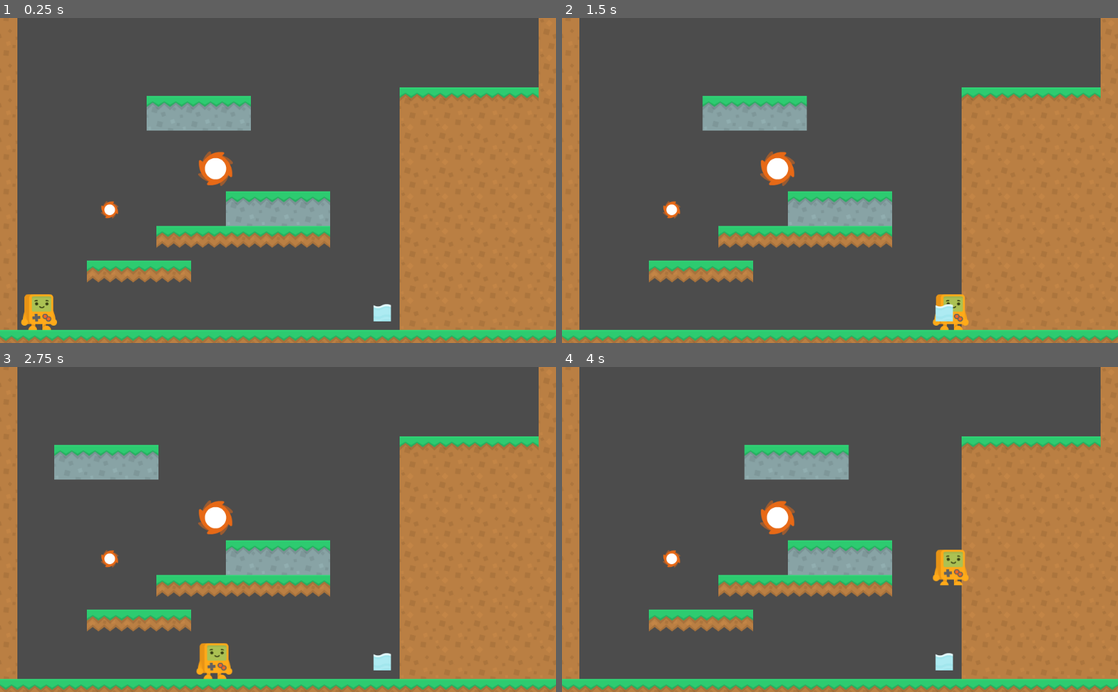
Above: before the commit, frames 1-4 (two rows, left to right).
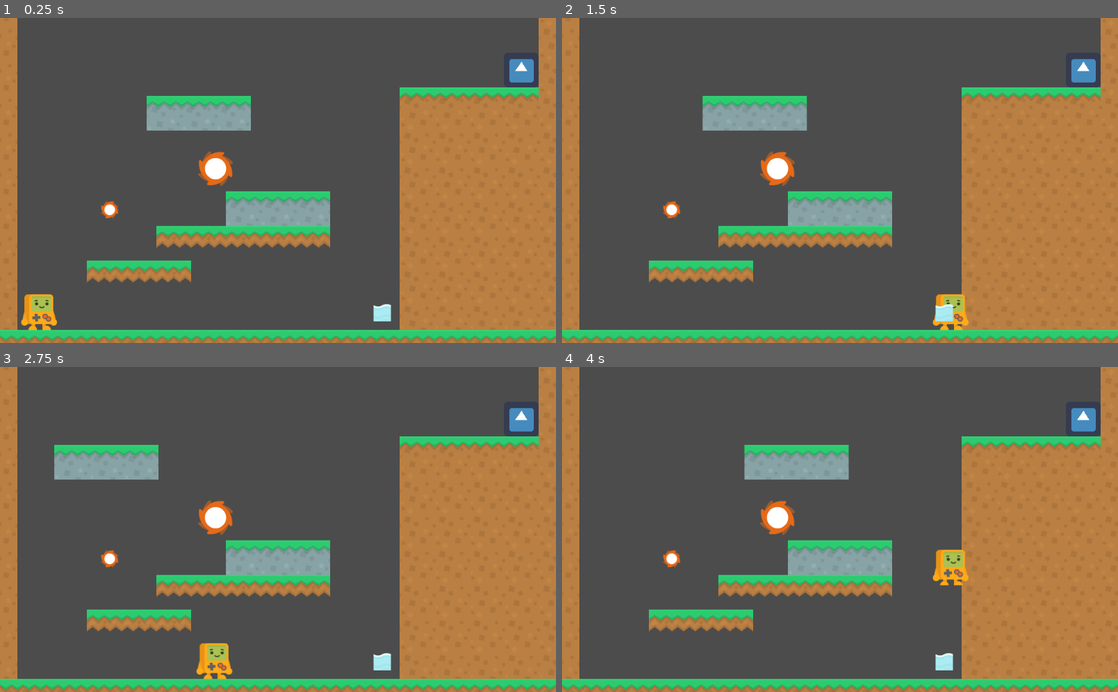
Above: after the commit, the same moments.

Repository: Norodix/GoGodot2
Game: Godot game, scene res://Game.tscn
Two runs of this game, one before a commit and one after it. Both use one fixed random seed, a clock stepped at 60 frames per second and the inputs below. The engine's default icon, where the game draws it, is replaced by a stand-in: a white triangle on a blue panel in a dark square.
Inputs (mouse positions are in pixels of both pictures, inside the frame that each line leads up to):
- Up to frame 1 (0.25 s): no input
- Up to frame 2 (1.5 s): move the mouse to (962, 164) at 0.52 s; hold Right (ui_right) from 0.53 s (still down); click (962, 164) at 0.67 s; tap W (jump) at 0.77 s; move the mouse to (728, 196) at 1.27 s
- Up to frame 3 (2.75 s): tap W (jump) at 1.52 s; move the mouse to (333, 458) at 2.02 s; release Right (ui_right) at 2.03 s; hold Left (ui_left) from 2.03 s (still down)
- Up to frame 4 (4 s): move the mouse to (812, 594) at 2.77 s; release Left (ui_left) at 2.78 s; hold Right (ui_right) from 2.78 s (still down); click (812, 594) at 2.92 s; tap W (jump) at 3.02, 3.77 s; move the mouse to (1006, 578) at 3.52 s

The runs differ from the first frame. In frame 1, 0.3% of the frame differs, in the area x 91-96%, y 12-20%; in frame 2, 0.3%; in frame 3, 0.3%; in frame 4, 0.3%.

Commit message:
Added level loading and changing with level goal

Diff:
--- /dev/null
+++ b/EnergyStreamer/Game.gd
@@ -0,0 +1,32 @@
+extends Node
+
+var levels = [
+	"World.tscn",
+	"World.tscn",
+	"World.tscn",
+	"World.tscn"
+]
+var levelindex = 0
+
+# Called when the node enters the scene tree for the first time.
+func _ready():
+	pass # Replace with function body.
+
+
+func load_level(index: int):
+	#Unload the current levels
+	var oldlevels = $ActiveLevel.get_children()
+	for oldlevel in oldlevels:
+		oldlevel.queue_free()
+	pass
+
+	var newlevel_resource = load(levels[index])
+	var newlevel = newlevel_resource.instance()
+	$ActiveLevel.call_deferred("add_child", newlevel)
+
+func goal_reached(body):
+	print("Goal reached")
+	levelindex += 1
+	print("load level ", levelindex)
+	load_level(levelindex)
+	pass
--- a/EnergyStreamer/Game.tscn
+++ b/EnergyStreamer/Game.tscn
@@ -1,9 +1,12 @@
-[gd_scene load_steps=3 format=2]
+[gd_scene load_steps=4 format=2]
 
 [ext_resource path="res://World.tscn" type="PackedScene" id=1]
 [ext_resource path="res://Pause.gd" type="Script" id=2]
+[ext_resource path="res://Game.gd" type="Script" id=3]
 
 [node name="Game" type="Node"]
+pause_mode = 2
+script = ExtResource( 3 )
 
 [node name="Pause" type="CanvasLayer" parent="."]
 layer = 100
@@ -47,13 +50,22 @@
 margin_bottom = 20.0
 text = "Resume"
 
+[node name="Restart" type="Button" parent="Pause/Pause/VBoxContainer"]
+margin_right = 64.0
+margin_bottom = 20.0
+text = "Restart"
+
 [node name="Exit" type="Button" parent="Pause/Pause/VBoxContainer"]
 margin_top = 24.0
 margin_right = 64.0
 margin_bottom = 44.0
 text = "Exit"
 
-[node name="World" parent="." instance=ExtResource( 1 )]
+[node name="ActiveLevel" type="Node" parent="."]
+pause_mode = 1
+
+[node name="World" parent="ActiveLevel" instance=ExtResource( 1 )]
 
 [connection signal="pressed" from="Pause/Pause/VBoxContainer/Resume" to="Pause/Pause" method="_on_Resume_pressed"]
+[connection signal="pressed" from="Pause/Pause/VBoxContainer/Restart" to="Pause/Pause" method="_on_Resume_pressed"]
 [connection signal="pressed" from="Pause/Pause/VBoxContainer/Exit" to="Pause/Pause" method="_on_Exit_pressed"]
--- /dev/null
+++ b/EnergyStreamer/Goal.gd
@@ -0,0 +1,18 @@
+extends Area2D
+
+
+func _ready():
+#	print(get_tree().root.get_child(0))
+#	print(get_node("/root/Game"))
+	self.connect("body_entered", get_node("/root/Game"), "goal_reached")
+	pass # Replace with function body.
+
+
+func _on_Goal_area_entered(area):
+	print("Area entered signal")
+	pass # Replace with function body.
+
+
+func _on_Goal_body_entered(body):
+	print("Body entered signal")
+	pass # Replace with function body.
--- /dev/null
+++ b/EnergyStreamer/Goal.tscn
@@ -0,0 +1,20 @@
+[gd_scene load_steps=4 format=2]
+
+[ext_resource path="res://icon.png" type="Texture" id=1]
+[ext_resource path="res://Goal.gd" type="Script" id=2]
+
+[sub_resource type="RectangleShape2D" id=1]
+extents = Vector2( 32, 32 )
+
+[node name="Goal" type="Area2D"]
+collision_layer = 8
+collision_mask = 8
+script = ExtResource( 2 )
+
+[node name="Sprite" type="Sprite" parent="."]
+texture = ExtResource( 1 )
+
+[node name="CollisionShape2D" type="CollisionShape2D" parent="."]
+shape = SubResource( 1 )
+
+[connection signal="area_entered" from="." to="." method="_on_Goal_area_entered"]
--- a/EnergyStreamer/Player.tscn
+++ b/EnergyStreamer/Player.tscn
@@ -12,7 +12,7 @@
 height = 32.0
 
 [node name="Player" type="KinematicBody2D"]
-collision_layer = 5
+collision_layer = 13
 script = ExtResource( 3 )
 
 [node name="CollisionShape2D" type="CollisionShape2D" parent="."]
--- a/EnergyStreamer/World.tscn
+++ b/EnergyStreamer/World.tscn
@@ -6,6 +6,7 @@
 [ext_resource path="res://EnergyNodes/RisingPlatform.tscn" type="PackedScene" id=4]
 [ext_resource path="res://EnergyNodes/BouncingPlatform.tscn" type="PackedScene" id=5]
 [ext_resource path="res://EnergyNodes/Water.tscn" type="PackedScene" id=6]
+[ext_resource path="res://Goal.tscn" type="PackedScene" id=7]
 
 [sub_resource type="ConvexPolygonShape2D" id=2]
 points = PoolVector2Array( 64, 64, 0, 64, 0, 0, 64, 0 )
@@ -121,3 +122,6 @@
 position = Vector2( 704, 544 )
 E = 0.5
 Height = 600
+
+[node name="Goal" parent="." instance=ExtResource( 7 )]
+position = Vector2( 960, 96 )
--- a/EnergyStreamer/project.godot
+++ b/EnergyStreamer/project.godot
@@ -58,6 +58,7 @@
 2d_physics/layer_1="main"
 2d_physics/layer_2="EnergyNodesConnections"
 2d_physics/layer_3="FieldEffects"
+2d_physics/layer_4="Goal"
 
 [physics]
 
Not shown: 1 places in EnergyStreamer/World.tscn that only renumber resources
Not shown, changed: TODO.md
